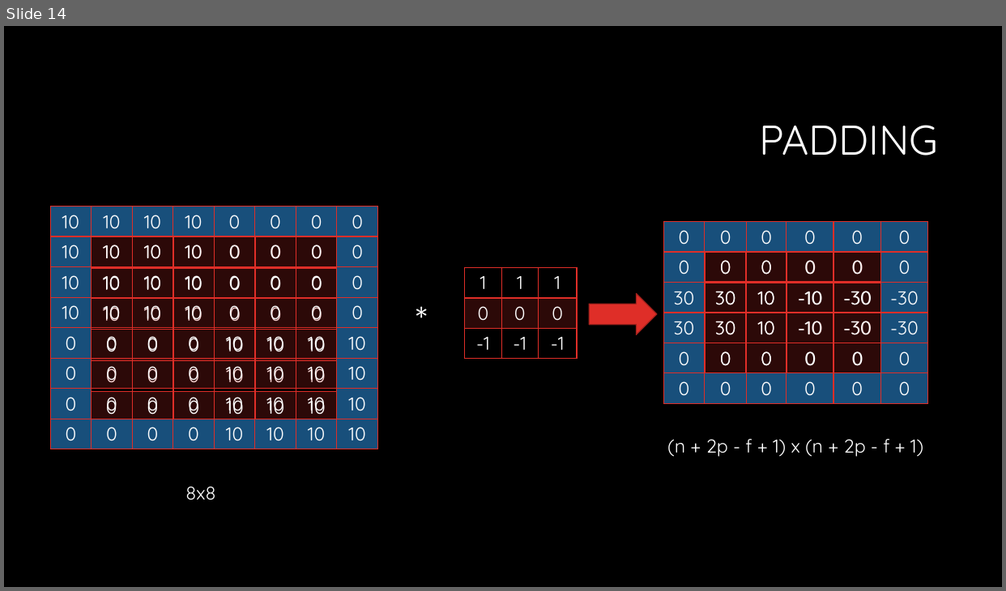
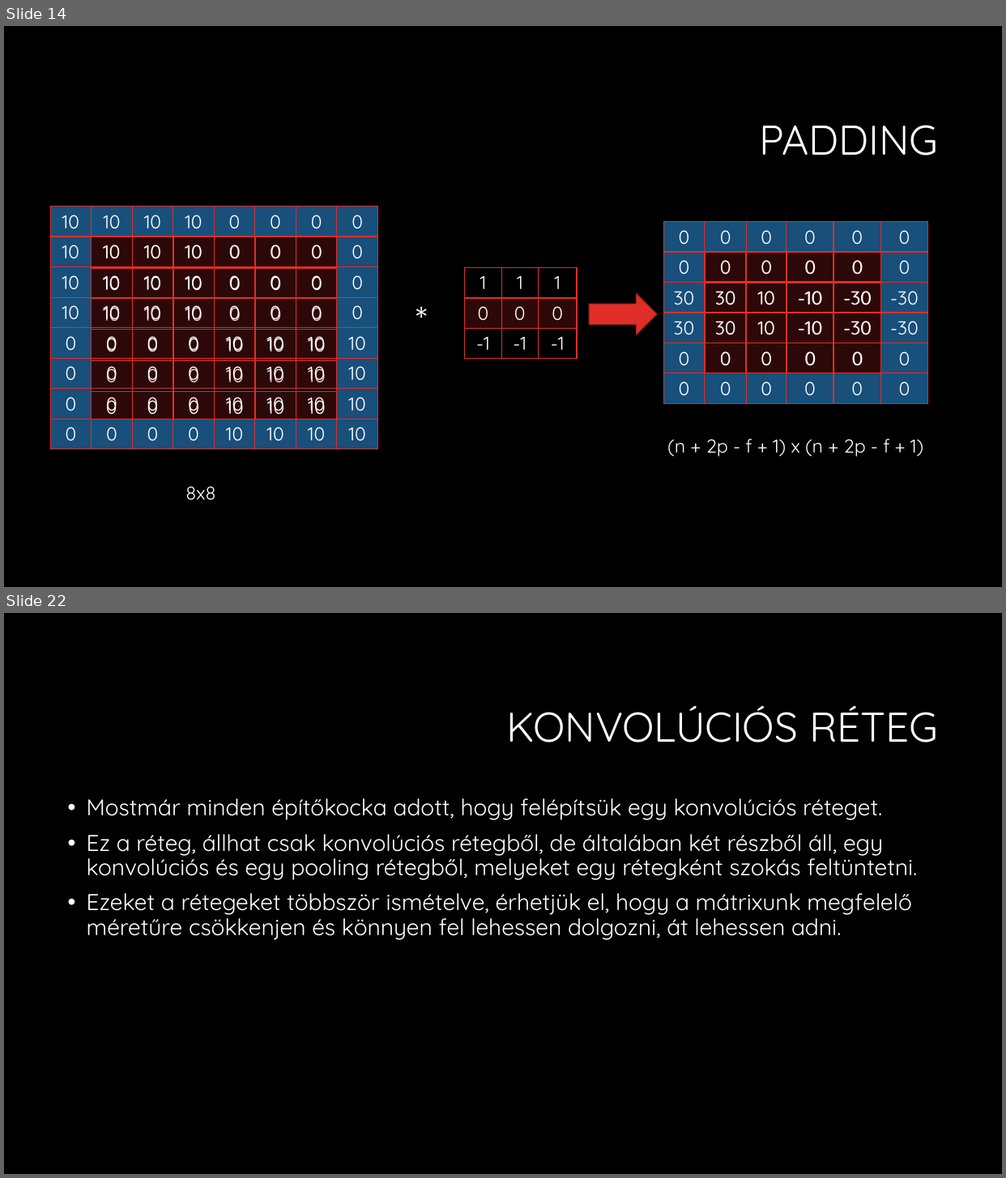
Before and after one commit to martontamas92/CNN, a slide deck: Konvolúciós neuronhálók.pptx. Shown one above the other, each under a label of ours: slide 14 before the commit, slides 14 and 22 after it; the slides between them are not shown. The pictures are 1006x591 and 1006x1178 pixels, drawn with LibreOffice and Linux fonts; fonts in the diff are those of the drawing; background and template pictures are left out. Boxes give left, top, right and bottom in pixels: in the first picture for what was removed or moved away, otherwise in the second. Text is boxed around its words. In the diff, an @@ line names an element or a change of style, - is before the commit and + after.

```diff
--- a/Konvolúciós neuronhálók.pptx
+++ b/Konvolúciós neuronhálók.pptx
@@ slide 22 added at (4, 613, 1002, 1174), background #000000 @@
@@ title added at (506, 705, 938, 743), 40 pt, text #FFFFFF @@
+KONVOLÚCIÓS RÉTEG
@@ text added at (87, 798, 917, 940), 22 pt, text #FFFFFF @@
+• Mostmár minden építőkocka adott, hogy felépítsük egy konvolúciós réteget.
+• Ez a réteg, állhat csak konvolúciós rétegből, de általában két részből áll, egy konvolúciós és egy pooling rétegből, melyeket egy rétegként szokás feltüntetni.
+• Ezeket a rétegeket többször ismételve, érhetjük el, hogy a mátrixunk megfelelő méretűre csökkenjen és könnyen fel lehessen dolgozni, át lehessen adni.
```
Also in this commit, not shown: 2 slides changed, 7 other slides added.
